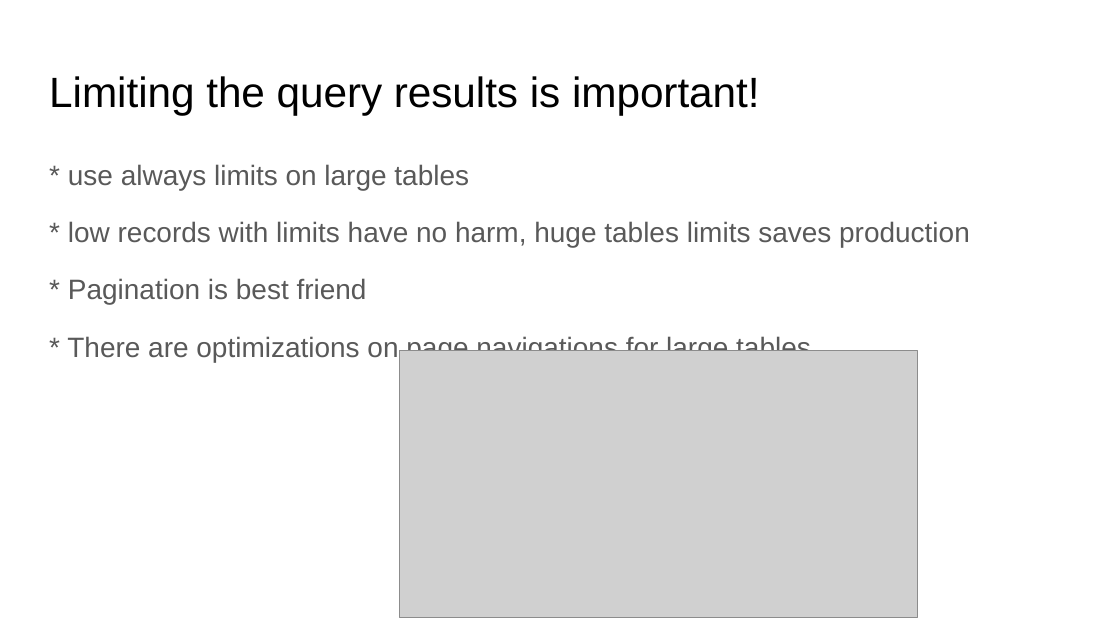
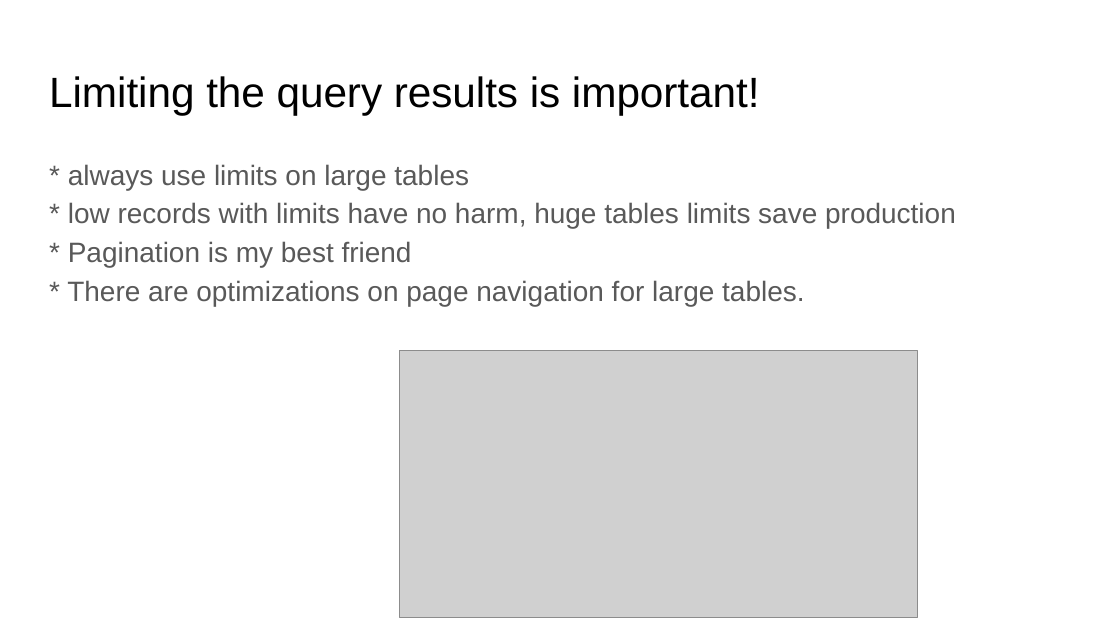
Before and after one commit to Neznajki/devclub-high-load-db, a slide deck: slide 28 of High Load System DB.pptx (slide 29 before the commit). Drawn at 1120x630 pixels with LibreOffice and Linux fonts; fonts in the diff are those of the drawing; grey boxes stand for pictures. Boxes give left, top, right and bottom in pixels: in the first picture for what was removed or moved away, otherwise in the second. Text is boxed around its words. In the diff, an @@ line names an element or a change of style, - is before the commit and + after.

Commit message:
fixed grammar.

```diff
--- a/High Load System DB.pptx
+++ b/High Load System DB.pptx
@@ text at box(67, 164, 956, 306): text changed @@
-* use always limits on large tables
-* low records with limits have no harm, huge tables limits saves production
-* Pagination is best friend
-* There are optimizations on page navigations for large tables.
+* always use limits on large tables
+* low records with limits have no harm, huge tables limits save production
+* Pagination is my best friend
+* There are optimizations on page navigation for large tables.
```
Also in this commit, not shown: 22 other slides changed, 1 slide removed.
